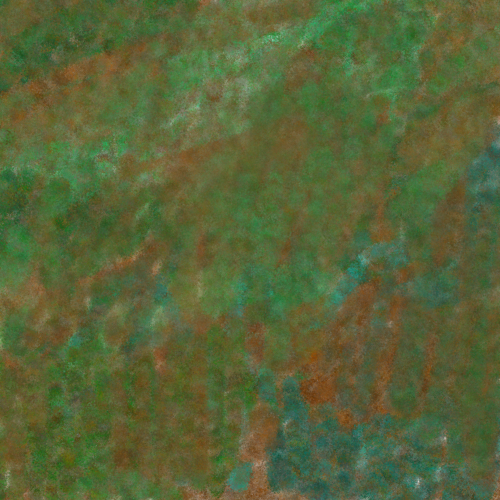
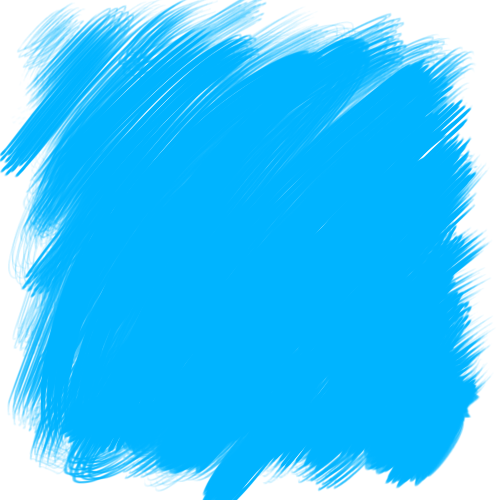
Revision of a layered 500 x 500 image; what changed, layer by layer:
added layer "Layer 10" above "Layer 9" over bbox(0, 0, 497, 500)
showed "Layer 5" over bbox(0, 0, 500, 500)
hid "Background" over bbox(0, 0, 500, 500)
